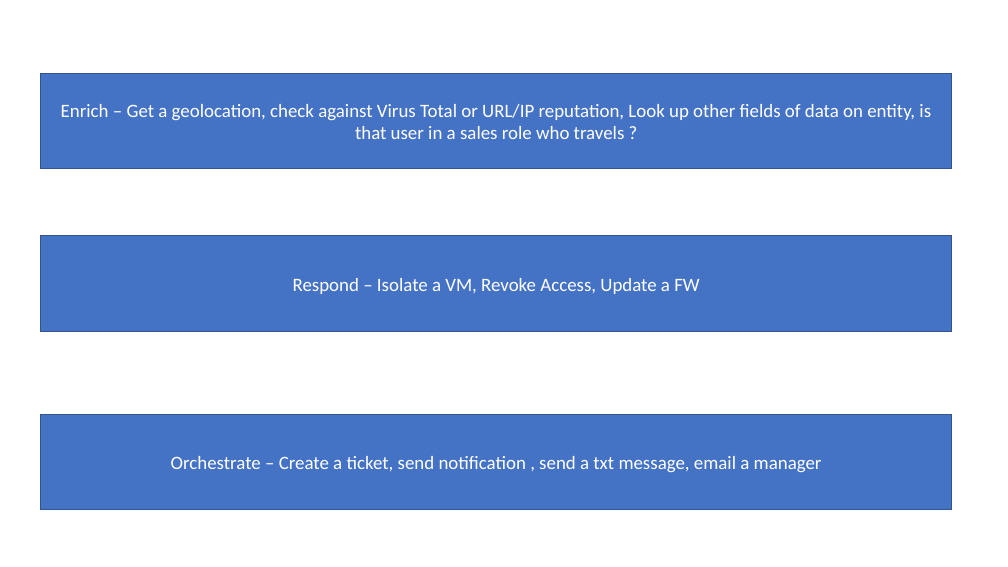
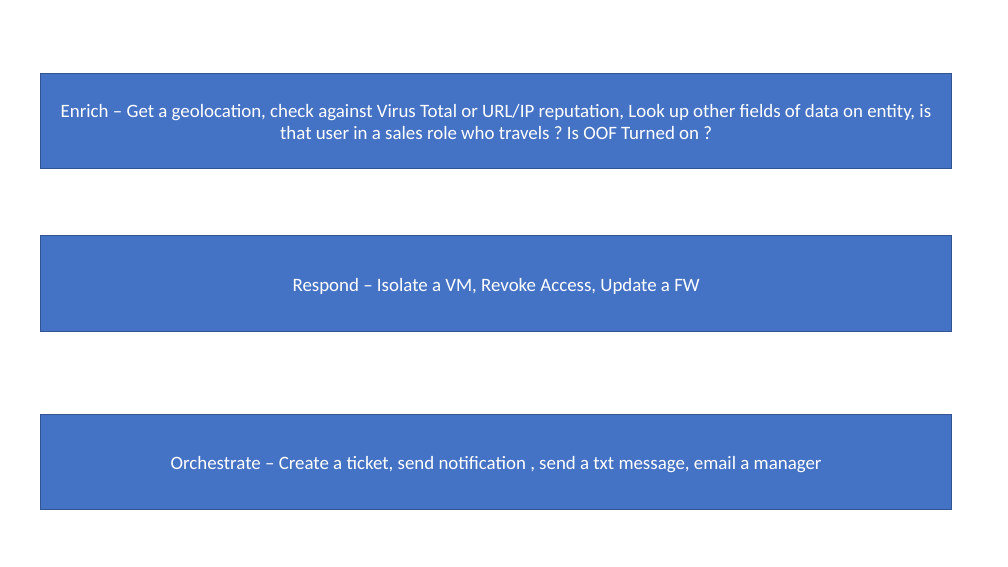
Before and after one commit to swiftsolves-msft/decks, a slide deck: slide 2 of SecurityAutomationTemplate.pptx. Drawn at 1008x567 pixels with LibreOffice and Linux fonts; fonts in the diff are those of the drawing. Boxes give left, top, right and bottom in pixels: in the first picture for what was removed or moved away, otherwise in the second. Text is boxed around its words. In the diff, an @@ line names an element or a change of style, - is before the commit and + after.

```diff
--- a/SecurityAutomationTemplate.pptx
+++ b/SecurityAutomationTemplate.pptx
@@ text in rectangle at <box>61,104,931,139</box>: text changed @@
-Enrich – Get a geolocation, check against Virus Total or URL/IP reputation, Look up other fields of data on entity, is that user in a sales role who travels ?
+Enrich – Get a geolocation, check against Virus Total or URL/IP reputation, Look up other fields of data on entity, is that user in a sales role who travels ? Is OOF Turned on ?
```
Also in this commit, not shown: 1 other slide changed.
